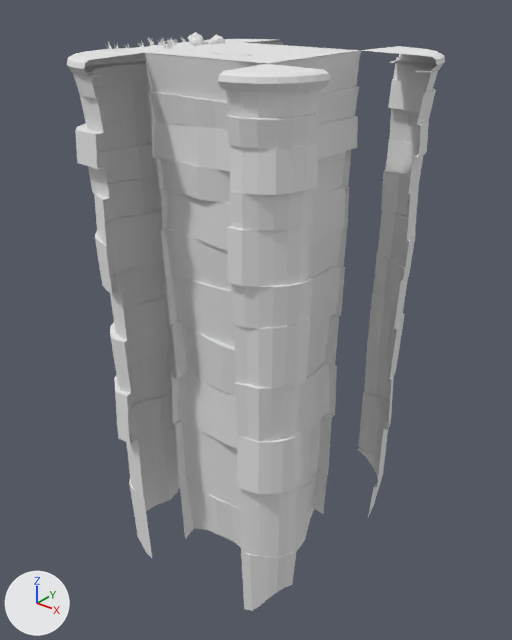
One commit to the FBX model assets/Strategy_Kit/Unity/Assets/Vitaria/Models/Isle/Blocks/Isle_Block_2_4.fbx: the scene before it, then after it.
Both versions are drawn from a camera (50 mm lens) standing at (8.0, -16.8, 2.2) and looking at (-7.6, 2.7, -9.8). Lighting does not change. The marker at lower left points along +X, +Y and +Z. The first picture is the older version. Where no turn or scale is listed for an object, it has been applied to the vertices.

The first picture shows 'Corner_NE', 'Corner_SE', 'Corner_SW', 'Ledge_W', 'Top', 'Wall_E', 'Wall_N', 'Wall_S', 'Wall_W' and 2 more.
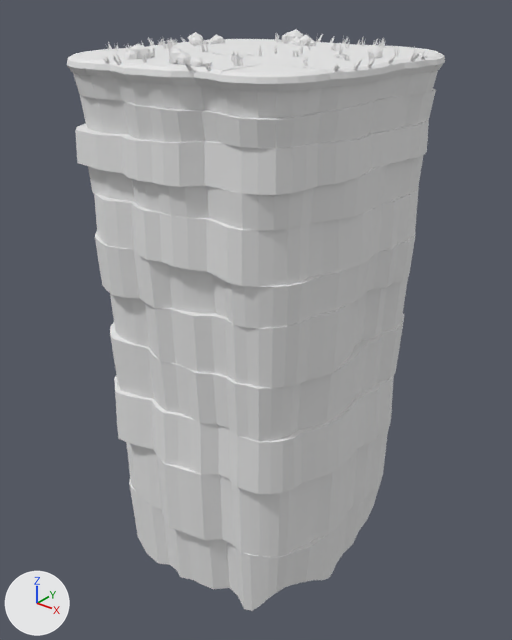
What differs and where, as boxes (x1, y1, x2, y2) in the pictures (512 x 640 px):
'Ledge_S', added
    after: (84, 44, 267, 608)
'Ledge_E', added
    after: (268, 45, 437, 585)
'Ledge_N', added
    after: (245, 29, 395, 50)
'WildGround', added
    after: (200, 43, 342, 57)
'Wall_S', unchanged, covered by the edit
    before: (145, 53, 263, 548)
    after: (219, 64, 262, 75)
'Ledge_W', unchanged, covered by the edit
    before: (96, 32, 243, 510)
    after: (102, 32, 243, 52)
'Corner_NE', unchanged, covered by the edit
    before: (358, 46, 445, 517)
    after: (361, 46, 445, 517)
'Wall_E', unchanged, covered by the edit
    before: (270, 51, 361, 552)

Edits to the bpy script that builds the scene:
```text
Add me_isle_2_4_ledge_n_001:
    me_isle_2_4_ledge_n_001.from_pydata(...)  # 843 vertices, 1237 faces; spans x -10.0..-5.0, y 5.0..7.8, z -19.1..0.4
    me_isle_2_4_ledge_n_001.materials.append(mat_vitaria_palette)  # its picture is missing
Add me_isle_2_4_ledge_e_001:
    me_isle_2_4_ledge_e_001.from_pydata(...)  # 969 vertices, 1442 faces; spans x -5.0..-2.2, y 0.0..5.0, z -20.2..0.3
    me_isle_2_4_ledge_e_001.materials.append(mat_vitaria_palette)  # its picture is missing
Add me_isle_2_4_ledge_s_001:
    me_isle_2_4_ledge_s_001.from_pydata(...)  # 972 vertices, 1475 faces; spans x -10.0..-5.0, y -2.7..0.0, z -20.5..0.4
    me_isle_2_4_ledge_s_001.materials.append(mat_vitaria_palette)  # its picture is missing
Add me_isle_2_4_wildground_001:
    me_isle_2_4_wildground_001.from_pydata(...)  # 428 vertices, 600 faces; spans x -9.47..-5.28, y 1.21..4.67, z -0.03..0.33
    me_isle_2_4_wildground_001.materials.append(mat_vitaria_palette)  # its picture is missing
Add ob_ledge_n:
    ob_ledge_n = bpy.data.objects.new('Ledge_N', me_isle_2_4_ledge_n_001)
    ob_ledge_n.location = (0.0, 0.0, 0.0)
Add ob_ledge_e:
    ob_ledge_e = bpy.data.objects.new('Ledge_E', me_isle_2_4_ledge_e_001)
    ob_ledge_e.location = (0.0, 0.0, 0.0)
Add ob_ledge_s:
    ob_ledge_s = bpy.data.objects.new('Ledge_S', me_isle_2_4_ledge_s_001)
    ob_ledge_s.location = (0.0, 0.0, 0.0)
Add ob_wildground:
    ob_wildground = bpy.data.objects.new('WildGround', me_isle_2_4_wildground_001)
    ob_wildground.location = (0.0, 0.0, 0.0)
```
